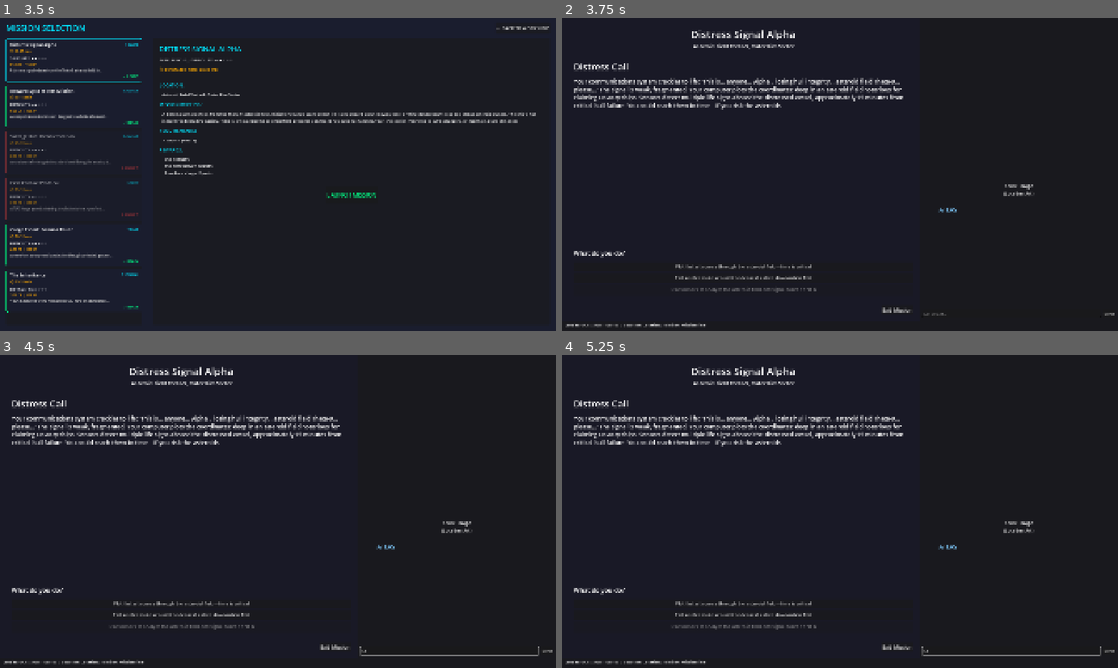
Above: before the commit, frames 1-4 (two rows, left to right).
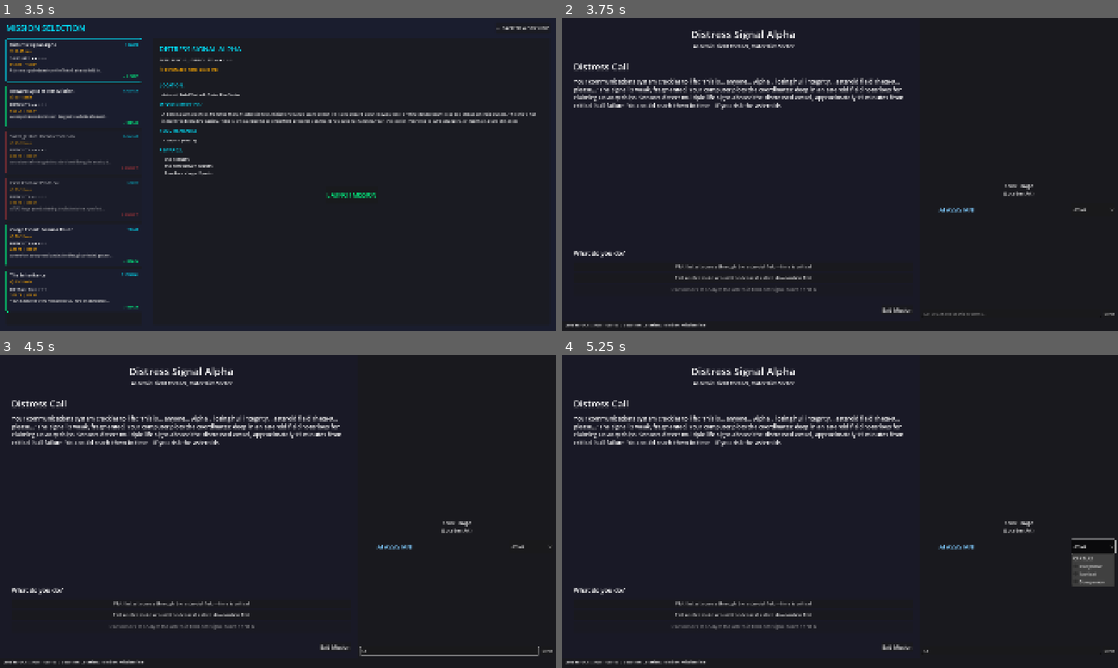
Above: after the commit, the same moments.

Repository: sethshoultes/space-adventures
Game: Godot game, scene res://scenes/main_menu.tscn
Two runs of this game, one before a commit and one after it. Both use one fixed random seed, a clock stepped at 60 frames per second and the inputs below.
Inputs (mouse positions are in pixels of both pictures, inside the frame that each line leads up to):
- Up to frame 1 (3.5 s): click "NEW GAME" at 0.5 s; click (339, 287) at 1.27 s; type "12" at 1.35 s; click "ATLAS" at 2 s; click "LAUNCH MISSIONS" at 2.75 s
- Up to frame 2 (3.75 s): click "LAUNCH MISSION" at 3.5 s
- Up to frame 3 (4.5 s): click (450, 652) at 4.27 s; type "12" at 4.35 s
- Up to frame 4 (5.25 s): click (1095, 545) at 5 s, where only the run after the commit has a clickable "ATLAS"

Frame 1 is identical in both runs. In frame 2, 0.1% of the frame differs, in the area x 68-100%, y 60-96%; in frame 3, less than 0.1%; in frame 4, 1.1%, in the area x 64-100%, y 58-97%.

Commit message:
feat: Add agent selector to missions + dynamic story engine planning
This commit adds multi-agent selection to the mission interface and creates
comprehensive planning for the dynamic story engine system.

Agent Selector in Missions (Godot):
- Added AgentSelector dropdown to mission.tscn chat panel
- Supports all 4 agents (ATLAS, Storyteller, Tactical, Companion)
- Dynamic placeholder text updates per agent selection
- Color-coded messages per agent (blue/purple/orange/cyan)
- Unified _add_ai_message() method for all agents
- Backward compatible with existing ATLAS chat

Dynamic Story Engine Planning (Documentation):
- Created comprehensive technical spec (docs/05-ai-content/dynamic-story-engine.md)
- Created master implementation checklist (DYNAMIC-STORY-ENGINE-IMPLEMENTATION.md)
- Hybrid Level 3/Level 4 architecture (~430 lines, 57% reduction)
- Level 4 (Cache-Only) for story content with full player context
- Level 3 (Lazy Queue) for generic side missions (2-3 max)
- Zero new dependencies (just Redis)
- No APScheduler, no scheduled tasks

System Components Planned:
1. MemoryManager (~100 lines) - Player choices, relationships, consequences
2. StoryEngine (~150 lines) - On-demand narrative generation with caching
3. WorldState (~80 lines) - Global economy, factions, events
4. MissionPool (~100 lines) - Lazy queue for side missions

Key Features:
- Hybrid mission JSON schema (structure + generation prompts)
- Scene-aware Storyteller (chat Q&A mode vs story generation mode)
- Redis memory schema (choices, relationships, world state)
- Smart cache invalidation with player state hash
- Contextual narrative generation (not generic pre-generation)

Implementation Timeline:
- Week 1: Memory Manager + Story Engine
- Week 2: World State + Mission Pool
- Week 3: API endpoints + Storyteller updates
- Week 4: Mission conversion + Godot integration + Testing

Files Changed:
- godot/scenes/mission.tscn: Added AgentSelector UI
- godot/scripts/ui/mission.gd: Added agent selection logic
- docs/05-ai-content/dynamic-story-engine.md: NEW - Technical spec
- DYNAMIC-STORY-ENGINE-IMPLEMENTATION.md: NEW - Master checklist

Next Steps:
- Merge AI-first research branch for reference
- Implement MemoryManager (Week 1, Day 3-4)

🤖 Generated with [Claude Code](https://claude.com/claude-code)

Co-Authored-By: Claude <noreply@anthropic.com>

Diff:
--- a/godot/scenes/mission.tscn
+++ b/godot/scenes/mission.tscn
@@ -196,8 +196,24 @@
 size_flags_horizontal = 3
 theme_override_colors/font_color = Color(0.5, 0.8, 1, 1)
 theme_override_font_sizes/font_size = 20
-text = "ATLAS"
+text = "AI ASSISTANT"
 vertical_alignment = 1
+
+[node name="AgentSelector" type="OptionButton" parent="MainVBox/TopPanels/RightPanels/ATLASChatPanel/MarginContainer/VBoxContainer/Header"]
+custom_minimum_size = Vector2(150, 0)
+layout_mode = 2
+size_flags_horizontal = 10
+theme_override_font_sizes/font_size = 14
+selected = 0
+item_count = 4
+popup/item_0/text = "ATLAS"
+popup/item_0/id = 0
+popup/item_1/text = "Storyteller"
+popup/item_1/id = 1
+popup/item_2/text = "Tactical"
+popup/item_2/id = 2
+popup/item_3/text = "Companion"
+popup/item_3/id = 3
 
 [node name="HSeparator" type="HSeparator" parent="MainVBox/TopPanels/RightPanels/ATLASChatPanel/MarginContainer/VBoxContainer"]
 layout_mode = 2
@@ -257,5 +273,6 @@
 [connection signal="pressed" from="MainVBox/TopPanels/NarrativeContainer/VBoxContainer/Choices/Choice3" to="." method="_on_choice_pressed" binds= [2]]
 [connection signal="pressed" from="MainVBox/TopPanels/NarrativeContainer/VBoxContainer/Choices/Choice4" to="." method="_on_choice_pressed" binds= [3]]
 [connection signal="pressed" from="MainVBox/TopPanels/NarrativeContainer/VBoxContainer/Actions/ExitButton" to="." method="_on_exit_pressed"]
+[connection signal="item_selected" from="MainVBox/TopPanels/RightPanels/ATLASChatPanel/MarginContainer/VBoxContainer/Header/AgentSelector" to="." method="_on_agent_selected"]
 [connection signal="text_submitted" from="MainVBox/TopPanels/RightPanels/ATLASChatPanel/MarginContainer/VBoxContainer/TextInputContainer/InputField" to="." method="_on_atlas_input_submitted"]
 [connection signal="pressed" from="MainVBox/TopPanels/RightPanels/ATLASChatPanel/MarginContainer/VBoxContainer/TextInputContainer/SendButton" to="." method="_on_atlas_send_pressed"]
--- a/godot/scripts/ui/mission.gd
+++ b/godot/scripts/ui/mission.gd
@@ -23,6 +23,7 @@
 @onready var scene_image: TextureRect = $MainVBox/TopPanels/RightPanels/SceneImagePanel/MarginContainer/VBoxContainer/SceneImage
 @onready var atlas_avatar: TextureRect = $MainVBox/TopPanels/RightPanels/ATLASChatPanel/MarginContainer/VBoxContainer/Header/Avatar
 @onready var atlas_label: Label = $MainVBox/TopPanels/RightPanels/ATLASChatPanel/MarginContainer/VBoxContainer/Header/ATLASLabel
+@onready var agent_selector: OptionButton = $MainVBox/TopPanels/RightPanels/ATLASChatPanel/MarginContainer/VBoxContainer/Header/AgentSelector
 @onready var chat_scroll: ScrollContainer = $MainVBox/TopPanels/RightPanels/ATLASChatPanel/MarginContainer/VBoxContainer/ChatScroll
 @onready var chat_history: VBoxContainer = $MainVBox/TopPanels/RightPanels/ATLASChatPanel/MarginContainer/VBoxContainer/ChatScroll/ChatHistory
 
@@ -40,6 +41,10 @@
 var scroll_indicator: Button = null  # Manual scroll button indicator
 var conversation_id: String = ""  # AI orchestrator conversation ID
 
+# AI Chat State
+var current_agent: String = "atlas"
+const AGENT_NAMES = ["atlas", "storyteller", "tactical", "companion"]
+
 # Autonomous AI agent timers
 var atlas_timer: Timer = null
 var storyteller_timer: Timer = null
@@ -51,9 +56,15 @@
 
 	# Initialize AI conversation
 	conversation_id = "mission_" + str(Time.get_ticks_msec())
-	print("Mission: ATLAS conversation ID: %s" % conversation_id)
-
-	# Connect ATLAS input signals
+	print("Mission: AI conversation ID: %s" % conversation_id)
+
+	# Initialize AI agent selector
+	current_agent = "atlas"
+	agent_selector.selected = 0
+	_update_chat_placeholder()
+
+	# Connect AI chat signals
+	agent_selector.item_selected.connect(_on_agent_selected)
 	atlas_input.text_submitted.connect(_on_atlas_input_submitted)
 	send_button.pressed.connect(_on_atlas_send_pressed)
 
@@ -650,14 +661,47 @@
 
 ## ATLAS Chat System
 
-func _add_atlas_message(message: String, is_player: bool = false) -> void:
-	"""Add a message to ATLAS chat history"""
+func _update_chat_placeholder() -> void:
+	"""Update message input placeholder based on selected agent"""
+	match current_agent:
+		"atlas":
+			atlas_input.placeholder_text = "Ask ATLAS about ship systems..."
+		"storyteller":
+			atlas_input.placeholder_text = "Ask Storyteller about missions..."
+		"tactical":
+			atlas_input.placeholder_text = "Ask Tactical for combat advice..."
+		"companion":
+			atlas_input.placeholder_text = "Chat with your Companion..."
+
+func _on_agent_selected(index: int) -> void:
+	"""Handle agent selection changed"""
+	if index >= 0 and index < AGENT_NAMES.size():
+		current_agent = AGENT_NAMES[index]
+		_update_chat_placeholder()
+		print("Mission: Selected agent: %s" % current_agent)
+
+func _get_agent_color(agent_name: String) -> Color:
+	"""Get color for agent messages"""
+	match agent_name:
+		"atlas":
+			return Color(0.678, 0.847, 0.902)  # Light blue #ACD8E6
+		"storyteller":
+			return Color(0.576, 0.439, 0.859)  # Purple #9370DB
+		"tactical":
+			return Color(1.0, 0.42, 0.208)  # Orange/Red #FF6B35
+		"companion":
+			return Color(0.125, 0.698, 0.667)  # Cyan/Teal #20B2AA
+		_:
+			return Color(0.9, 0.9, 1.0, 1.0)  # Default white
+
+func _add_ai_message(message: String, is_player: bool = false, agent_name: String = "atlas") -> void:
+	"""Add a message to AI chat history"""
 
 	var message_container = HBoxContainer.new()
 	message_container.set("theme_override_constants/separation", 8)
 
 	if not is_player:
-		# ATLAS message - show avatar
+		# AI message - show avatar (optional)
 		var avatar_small = TextureRect.new()
 		avatar_small.custom_minimum_size = Vector2(32, 32)
 		avatar_small.expand_mode = TextureRect.EXPAND_FIT_WIDTH_PROPORTIONAL
@@ -676,8 +720,9 @@
 		message_label.add_theme_color_override("default_color", Color(0.8, 1.0, 0.8, 1.0))
 		message_label.text = "[i]You: %s[/i]" % message
 	else:
-		message_label.add_theme_color_override("default_color", Color(0.9, 0.9, 1.0, 1.0))
-		message_label.text = message
+		var agent_color = _get_agent_color(agent_name)
+		message_label.add_theme_color_override("default_color", agent_color)
+		message_label.text = "[b]%s:[/b] %s" % [agent_name.capitalize(), message]
 
 	message_container.add_child(message_label)
 	chat_history.add_child(message_container)
@@ -685,6 +730,11 @@
 	# Auto-scroll to bottom
 	await get_tree().process_frame
 	chat_scroll.scroll_vertical = chat_scroll.get_v_scroll_bar().max_value
+
+# Legacy wrapper for backward compatibility
+func _add_atlas_message(message: String, is_player: bool = false) -> void:
+	"""Legacy wrapper - redirects to _add_ai_message with atlas as agent"""
+	_add_ai_message(message, is_player, "atlas")
 
 func _on_atlas_input_submitted(text: String) -> void:
 	"""Handle Enter key in ATLAS input field"""
@@ -698,17 +748,17 @@
 		_send_atlas_message(text)
 
 func _send_atlas_message(message: String) -> void:
-	"""Send player message to ATLAS and get response"""
+	"""Send player message to selected AI agent and get response"""
 
 	# Add player message to history
-	_add_atlas_message(message, true)
+	_add_ai_message(message, true, current_agent)
 
 	# Clear input
 	atlas_input.text = ""
 
-	# Call AI orchestrator to get ATLAS response
+	# Call AI orchestrator with selected agent
 	var result = await AIService.chat_with_agent(
-		"atlas",
+		current_agent,
 		message,
 		conversation_id,
 		true  # include_functions
@@ -717,21 +767,21 @@
 	if result.success:
 		var response = result.data.response
 		if response and response != "":
-			_add_atlas_message(response)
+			_add_ai_message(response, false, current_agent)
 
 		# Handle function calls
 		if result.data.has("function_call") and result.data.function_call:
 			var func_name = result.data.function_call.name
 			var func_result = result.data.function_call.result
-			print("ATLAS executed function: %s" % func_name)
+			print("%s executed function: %s" % [current_agent.capitalize(), func_name])
 
 			# Optionally show function execution feedback
 			if func_result.has("message"):
-				_add_atlas_message("[%s]" % func_result.message)
+				_add_ai_message("[%s]" % func_result.message, false, current_agent)
 	else:
 		var error = result.get("error", "Unknown error")
-		_add_atlas_message("Error: %s" % error)
-		print("ATLAS chat error: %s" % error)
+		_add_ai_message("Error: %s" % error, false, current_agent)
+		print("%s chat error: %s" % [current_agent.capitalize(), error])
 
 func _update_status_ticker() -> void:
 	"""Update status ticker with current game state"""
Not shown, added: DYNAMIC-STORY-ENGINE-IMPLEMENTATION.md
Not shown, added: docs/05-ai-content/dynamic-story-engine.md
